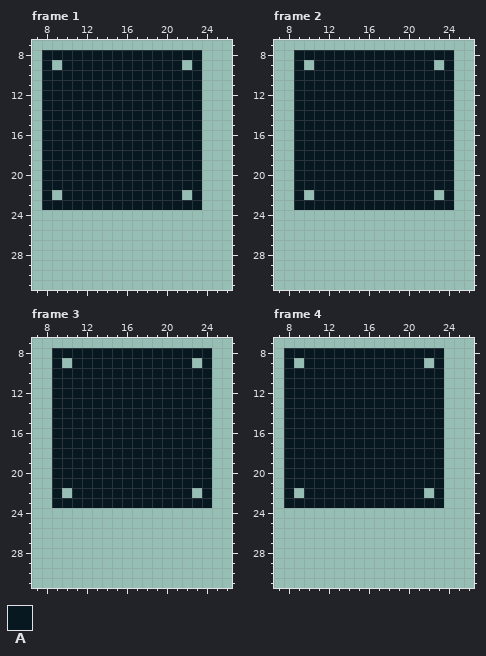
Edited in one commit: pixel-art file (files/platform.aseprite). Above is the file before it was changed.
32x32 pixels, 8 frames. Shown: frame 1: x 7..26, y 7..31; frame 2: x 7..26, y 7..31; frame 3: x 7..26, y 7..31; frame 4: x 7..26, y 7..31. The commit also changed other frames, which this record leaves out.
Palette (. is transparent): A #081820
The same view after the edit:
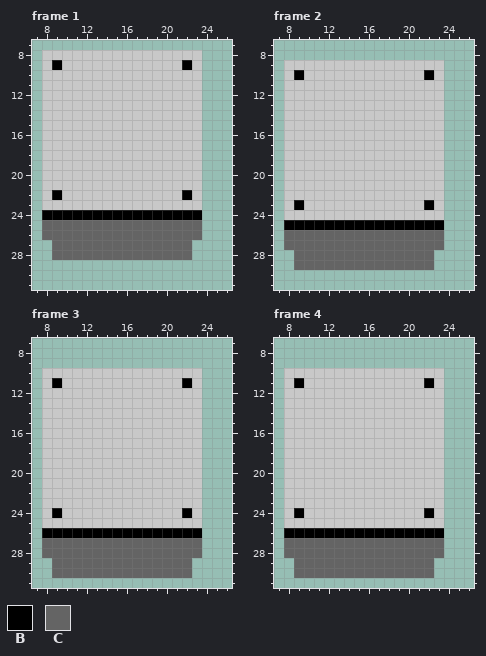
Colours new in this view: B #000000  C #646464
What changed:
layer "platform" now shown
layer "platformWiggleMask" now hidden
@@ palette @@
-A #081820
+A #c8c8c8
--- frame 1, layer "platform"
@@ x 7..26 @@
  8 .AAAAAAAAAAAAAAAA...
- 9 .A.AAAAAAAAAAAA.A...
+ 9 .ABAAAAAAAAAAAABA...
 10 .AAAAAAAAAAAAAAAA...
@@ x 7..26 @@
 21 .AAAAAAAAAAAAAAAA...
-22 .A.AAAAAAAAAAAA.A...
+22 .ABAAAAAAAAAAAABA...
 23 .AAAAAAAAAAAAAAAA...
-24 ....................
-25 ....................
-26 ....................
-27 ....................
-28 ....................
+24 .BBBBBBBBBBBBBBBB...
+25 .CCCCCCCCCCCCCCCC...
+26 .CCCCCCCCCCCCCCCC...
+27 ..CCCCCCCCCCCCCC....
+28 ..CCCCCCCCCCCCCC....
 29 ....................
--- frame 2
@@ x 7..26 @@
  7 ....................
- 8 ..AAAAAAAAAAAAAAAA..
- 9 ..A.AAAAAAAAAAAA.A..
-10 ..AAAAAAAAAAAAAAAA..
-11 ..AAAAAAAAAAAAAAAA..
-12 ..AAAAAAAAAAAAAAAA..
-13 ..AAAAAAAAAAAAAAAA..
-14 ..AAAAAAAAAAAAAAAA..
-15 ..AAAAAAAAAAAAAAAA..
-16 ..AAAAAAAAAAAAAAAA..
-17 ..AAAAAAAAAAAAAAAA..
-18 ..AAAAAAAAAAAAAAAA..
-19 ..AAAAAAAAAAAAAAAA..
-20 ..AAAAAAAAAAAAAAAA..
-21 ..AAAAAAAAAAAAAAAA..
-22 ..A.AAAAAAAAAAAA.A..
-23 ..AAAAAAAAAAAAAAAA..
-24 ....................
-25 ....................
-26 ....................
-27 ....................
-28 ....................
-29 ....................
+ 8 ....................
+ 9 .AAAAAAAAAAAAAAAA...
+10 .ABAAAAAAAAAAAABA...
+11 .AAAAAAAAAAAAAAAA...
+12 .AAAAAAAAAAAAAAAA...
+13 .AAAAAAAAAAAAAAAA...
+14 .AAAAAAAAAAAAAAAA...
+15 .AAAAAAAAAAAAAAAA...
+16 .AAAAAAAAAAAAAAAA...
+17 .AAAAAAAAAAAAAAAA...
+18 .AAAAAAAAAAAAAAAA...
+19 .AAAAAAAAAAAAAAAA...
+20 .AAAAAAAAAAAAAAAA...
+21 .AAAAAAAAAAAAAAAA...
+22 .AAAAAAAAAAAAAAAA...
+23 .ABAAAAAAAAAAAABA...
+24 .AAAAAAAAAAAAAAAA...
+25 .BBBBBBBBBBBBBBBB...
+26 .CCCCCCCCCCCCCCCC...
+27 .CCCCCCCCCCCCCCCC...
+28 ..CCCCCCCCCCCCCC....
+29 ..CCCCCCCCCCCCCC....
 30 ....................
--- frame 3
@@ x 7..26 @@
  7 ....................
- 8 ..AAAAAAAAAAAAAAAA..
- 9 ..A.AAAAAAAAAAAA.A..
-10 ..AAAAAAAAAAAAAAAA..
-11 ..AAAAAAAAAAAAAAAA..
-12 ..AAAAAAAAAAAAAAAA..
-13 ..AAAAAAAAAAAAAAAA..
-14 ..AAAAAAAAAAAAAAAA..
-15 ..AAAAAAAAAAAAAAAA..
-16 ..AAAAAAAAAAAAAAAA..
-17 ..AAAAAAAAAAAAAAAA..
-18 ..AAAAAAAAAAAAAAAA..
-19 ..AAAAAAAAAAAAAAAA..
-20 ..AAAAAAAAAAAAAAAA..
-21 ..AAAAAAAAAAAAAAAA..
-22 ..A.AAAAAAAAAAAA.A..
-23 ..AAAAAAAAAAAAAAAA..
-24 ....................
-25 ....................
-26 ....................
-27 ....................
-28 ....................
-29 ....................
-30 ....................
+ 8 ....................
+ 9 ....................
+10 .AAAAAAAAAAAAAAAA...
+11 .ABAAAAAAAAAAAABA...
+12 .AAAAAAAAAAAAAAAA...
+13 .AAAAAAAAAAAAAAAA...
+14 .AAAAAAAAAAAAAAAA...
+15 .AAAAAAAAAAAAAAAA...
+16 .AAAAAAAAAAAAAAAA...
+17 .AAAAAAAAAAAAAAAA...
+18 .AAAAAAAAAAAAAAAA...
+19 .AAAAAAAAAAAAAAAA...
+20 .AAAAAAAAAAAAAAAA...
+21 .AAAAAAAAAAAAAAAA...
+22 .AAAAAAAAAAAAAAAA...
+23 .AAAAAAAAAAAAAAAA...
+24 .ABAAAAAAAAAAAABA...
+25 .AAAAAAAAAAAAAAAA...
+26 .BBBBBBBBBBBBBBBB...
+27 .CCCCCCCCCCCCCCCC...
+28 .CCCCCCCCCCCCCCCC...
+29 ..CCCCCCCCCCCCCC....
+30 ..CCCCCCCCCCCCCC....
 31 ....................
--- frame 4
@@ x 7..26 @@
  7 ....................
- 8 .AAAAAAAAAAAAAAAA...
- 9 .A.AAAAAAAAAAAA.A...
+ 8 ....................
+ 9 ....................
 10 .AAAAAAAAAAAAAAAA...
-11 .AAAAAAAAAAAAAAAA...
+11 .ABAAAAAAAAAAAABA...
 12 .AAAAAAAAAAAAAAAA...
@@ x 7..26 @@
 21 .AAAAAAAAAAAAAAAA...
-22 .A.AAAAAAAAAAAA.A...
+22 .AAAAAAAAAAAAAAAA...
 23 .AAAAAAAAAAAAAAAA...
-24 ....................
-25 ....................
-26 ....................
-27 ....................
-28 ....................
-29 ....................
-30 ....................
+24 .ABAAAAAAAAAAAABA...
+25 .AAAAAAAAAAAAAAAA...
+26 .BBBBBBBBBBBBBBBB...
+27 .CCCCCCCCCCCCCCCC...
+28 .CCCCCCCCCCCCCCCC...
+29 ..CCCCCCCCCCCCCC....
+30 ..CCCCCCCCCCCCCC....
 31 ....................
